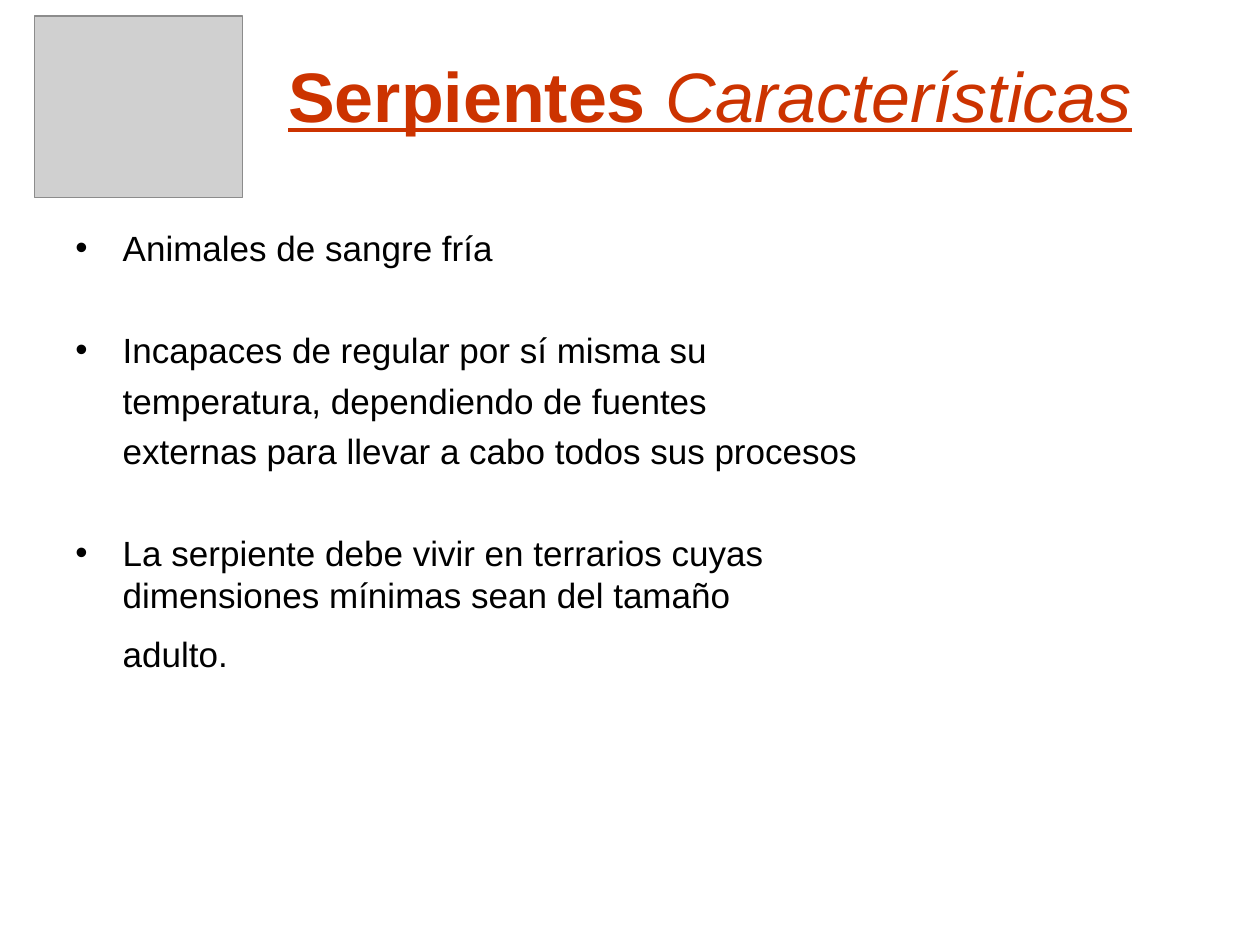
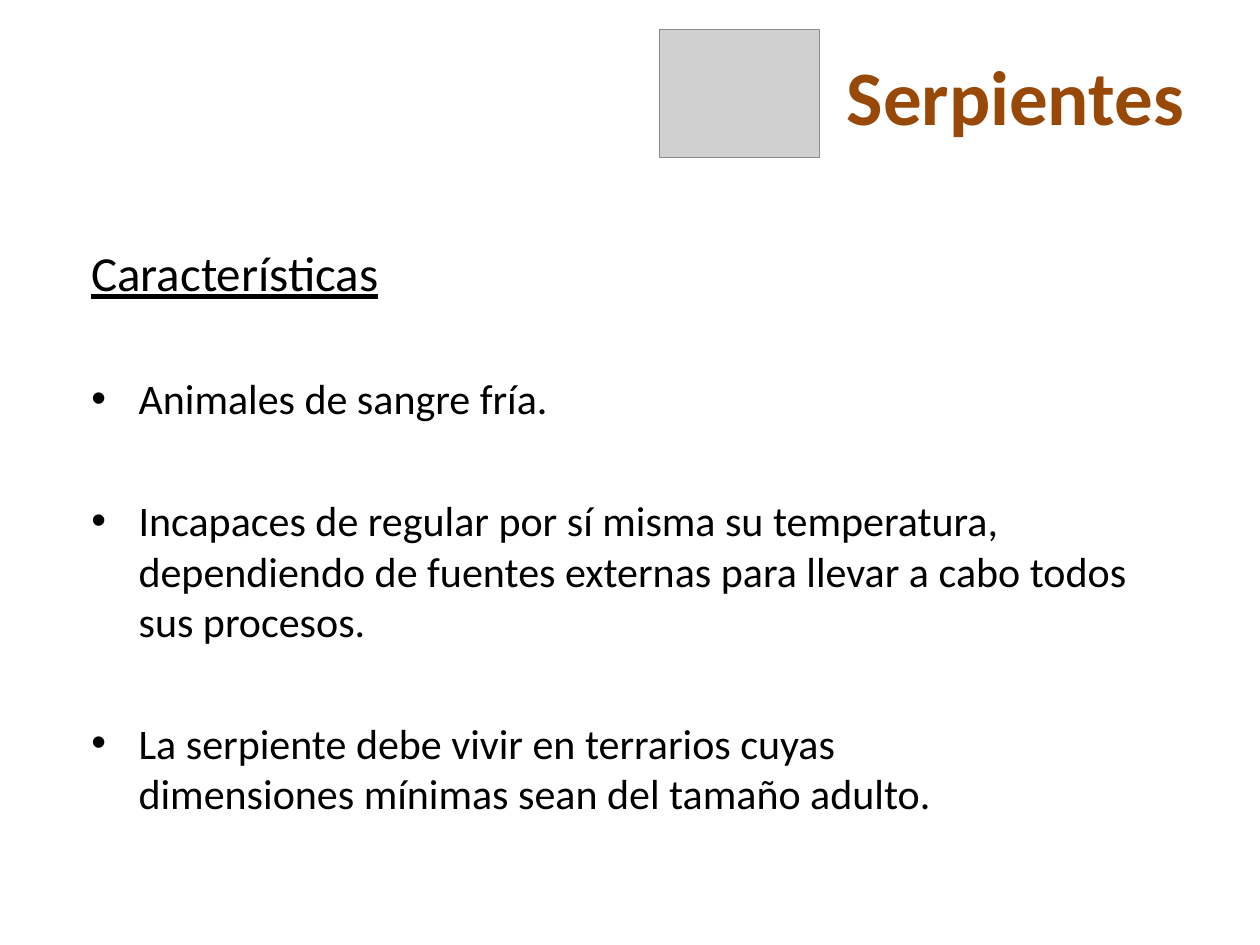
Before and after one commit to skiel85/taller-desarrollo-proyectos-i, a slide deck: slide 13 of Presentaciones/Demo Gerencial.ppt (slide 6 before the commit). Drawn at 1260x945 pixels with LibreOffice and Linux fonts; fonts in the diff are those of the drawing; grey boxes stand for pictures; background and template pictures are left out. Boxes give left, top, right and bottom in pixels: in the first picture for what was removed or moved away, otherwise in the second. Text is boxed around its words. In the diff, an @@ line names an element or a change of style, - is before the commit and + after.

```diff
--- a/Presentaciones/Demo Gerencial.ppt
+++ b/Presentaciones/Demo Gerencial.ppt
@@ picture: place and size @@
-picture at <box>34,16,242,198</box>
+picture at <box>659,29,819,158</box>
@@ title at <box>847,71,1184,137</box>: text changed; size 40 to 44 pt; font Arial to Calibri; text colour #CC3300 to #984807; bold on; italic off @@
-Serpientes Características
+Serpientes
@@ text at <box>91,257,1126,810</box>: text changed; size 20 to 24 pt; font Arial to Calibri @@
-• Animales de sangre fría
-• Incapaces de regular por sí misma su
-temperatura, dependiendo de fuentes
-externas para llevar a cabo todos sus procesos
-• La serpiente debe vivir en terrarios cuyas dimensiones mínimas sean del tamaño
-adulto.
+Características
+• Animales de sangre fría.
+• Incapaces de regular por sí misma su temperatura, dependiendo de fuentes externas para llevar a cabo todos sus procesos.
+• La serpiente debe vivir en terrarios cuyas dimensiones mínimas sean del tamaño adulto.
```
Also in this commit, not shown: 13 other slides changed, 10 slides added, 4 slides removed.
